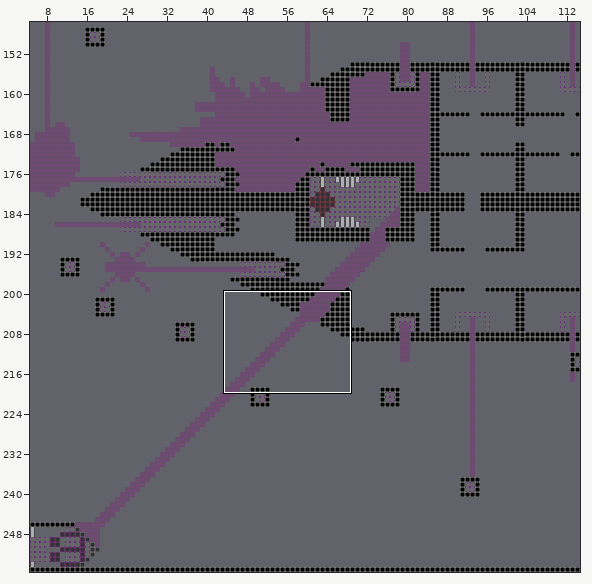
Level history. Tiled map: core/assets/level2.tmx. Above: a wide view before the commit, with the close-up outlined.
Close-up. Old version:
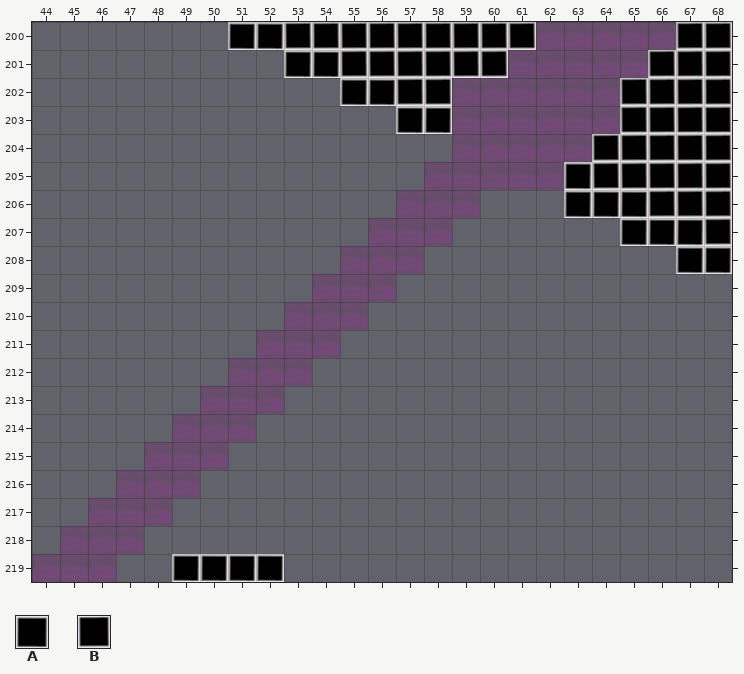
Cells are 32x32 px. Shown: x 44..68, y 200..219. The commit also changed other parts of the map, which this record leaves out.
Key: from "cubes": A 2, B 2 flipped up-down.
_ is an empty cell.
Layers that did not change in this view are not listed.
Layer "object" before, first column x 44:
200 _______AABBBBBBBBB_____BB
201 _________AABBBBBB_____BBB
202 ___________AABB______BBBB
203 _____________AA______BBBB
204 ____________________BBBBB
205 ___________________ABBBBB
206 ___________________AAABBB
207 _____________________AAAB
208 _______________________AA
209 _________________________
210 _________________________
211 _________________________
212 _________________________
213 _________________________
214 _________________________
215 _________________________
216 _________________________
217 _________________________
218 _________________________
219 _____AAAA________________
And afterwards:
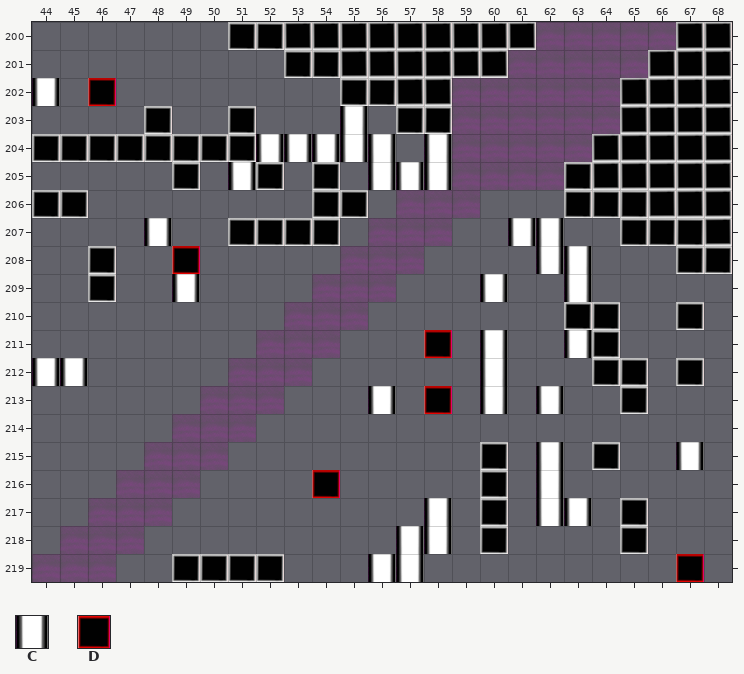
Further tiles: from "cubes": C 1, D 3.
The edit:
Changed rows in their new state; . is an unchanged cell.
Layer "object":
first column x 44:
202 C.D.....................
203 ....A..A...C............
204 AAAAAAAACCCCC.C.........
205 .....A.CA.A.CCC.........
206 AA........AA............
207 ....C..AAAA......CC.....
208 ..A..D............CC....
209 ..A..C..........C..C....
210 ...................AA..A
211 ..............D.C..CA...
212 CC..............C...AA.A
213 ............C.D.C.C..A..
215 ................A.C.A..C
216 ..........D.....A.C.....
217 ..............C.A.CC.A..
218 .............CC.A....A..
219 ............CC.........D
